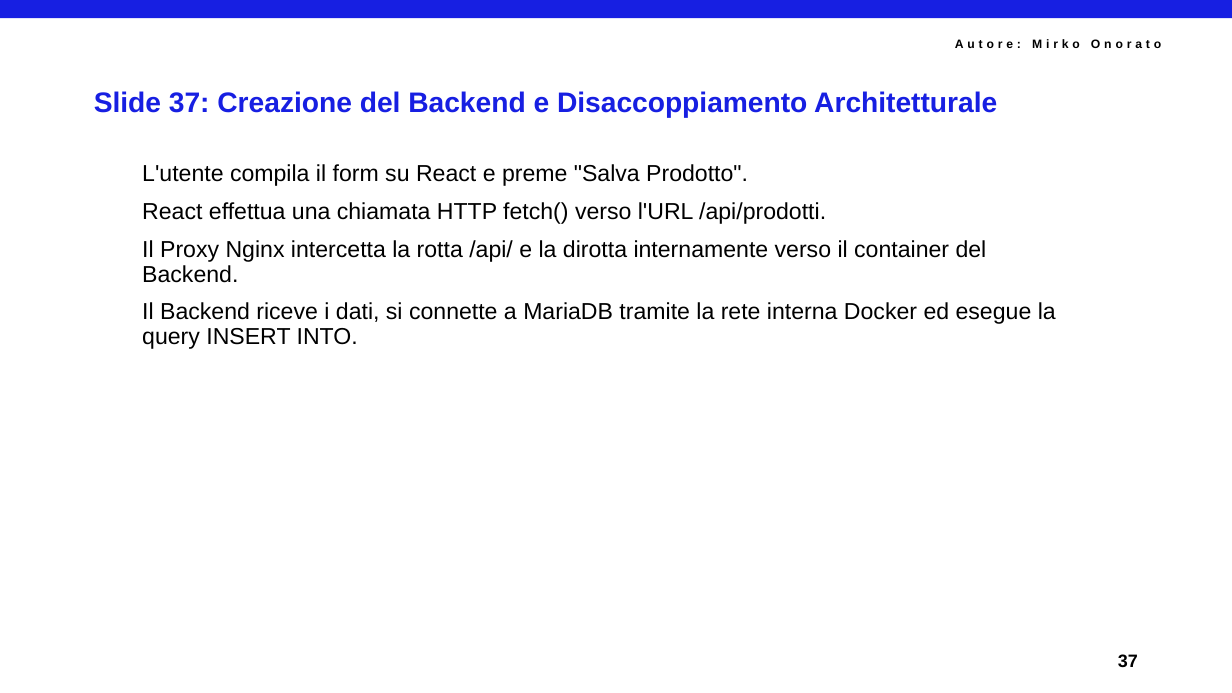
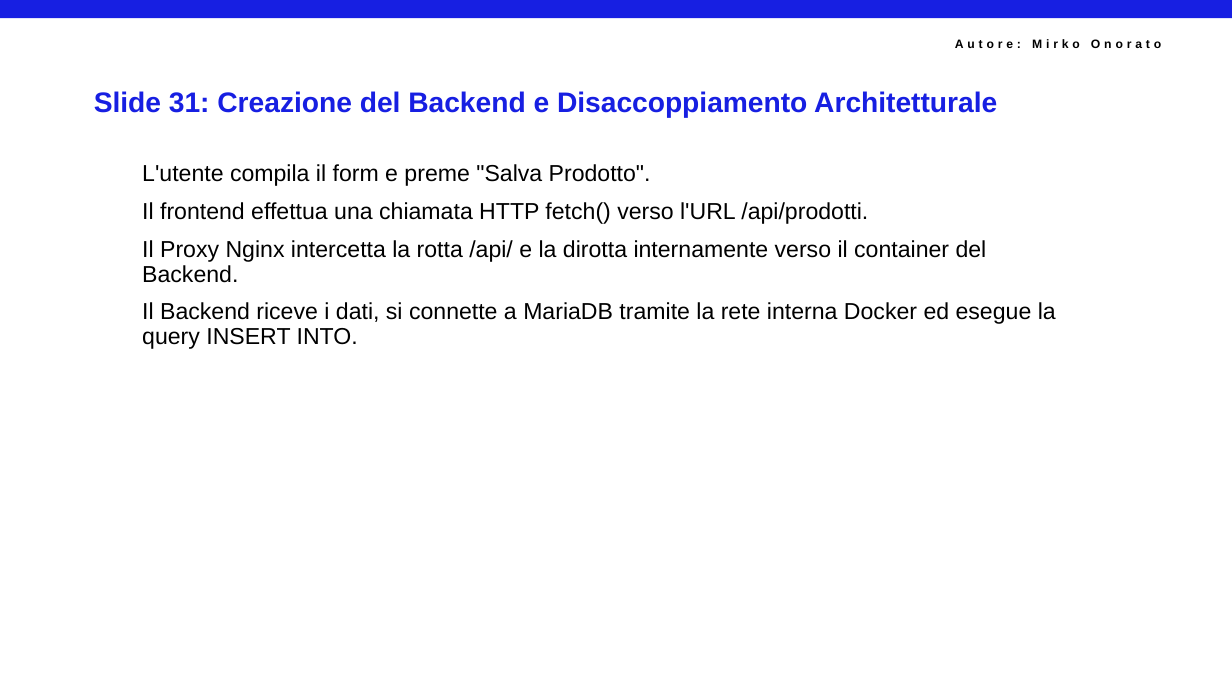
Before and after one commit to mirkoSkF/Docker-Slides, a slide deck: slide 33 of Lab 3.a - Allestimento di Nginx, Certbot e Reti in Locale.pptx (slide 39 before the commit). Drawn at 1232x693 pixels with LibreOffice and Linux fonts; fonts in the diff are those of the drawing; background and template pictures are left out. Boxes give left, top, right and bottom in pixels: in the first picture for what was removed or moved away, otherwise in the second. Text is boxed around its words. In the diff, an @@ line names an element or a change of style, - is before the commit and + after.

```diff
--- a/Lab 3.a - Allestimento di Nginx, Certbot e Reti in Locale.pptx
+++ b/Lab 3.a - Allestimento di Nginx, Certbot e Reti in Locale.pptx
@@ title at (x1=94, y1=91, x2=997, y2=118): text changed @@
-Slide 37: Creazione del Backend e Disaccoppiamento Architetturale
+Slide 31: Creazione del Backend e Disaccoppiamento Architetturale
@@ text at (x1=142, y1=164, x2=868, y2=224): text changed @@
-L'utente compila il form su React e preme "Salva Prodotto".
-React effettua una chiamata HTTP fetch() verso l'URL /api/prodotti.
+L'utente compila il form e preme "Salva Prodotto".
+Il frontend effettua una chiamata HTTP fetch() verso l'URL /api/prodotti.
@@ text removed at (x1=1118, y1=654, x2=1138, y2=668) @@
-37
```
Also in this commit, not shown: 35 other slides changed, 2 slides added, 9 slides removed.
